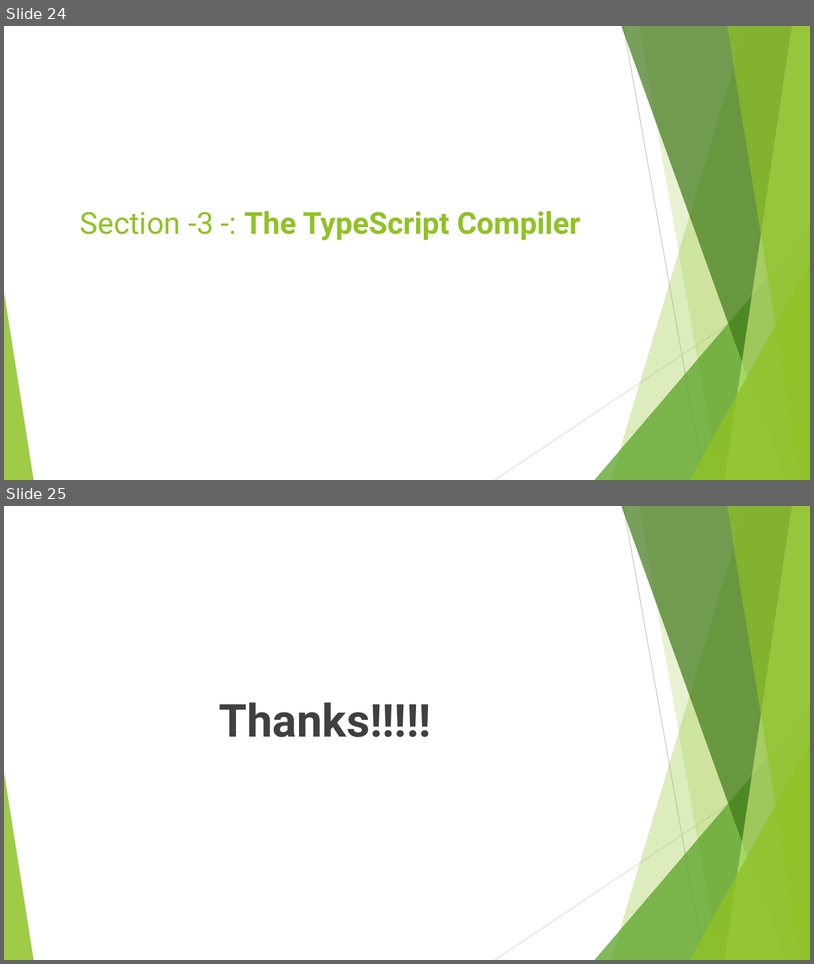
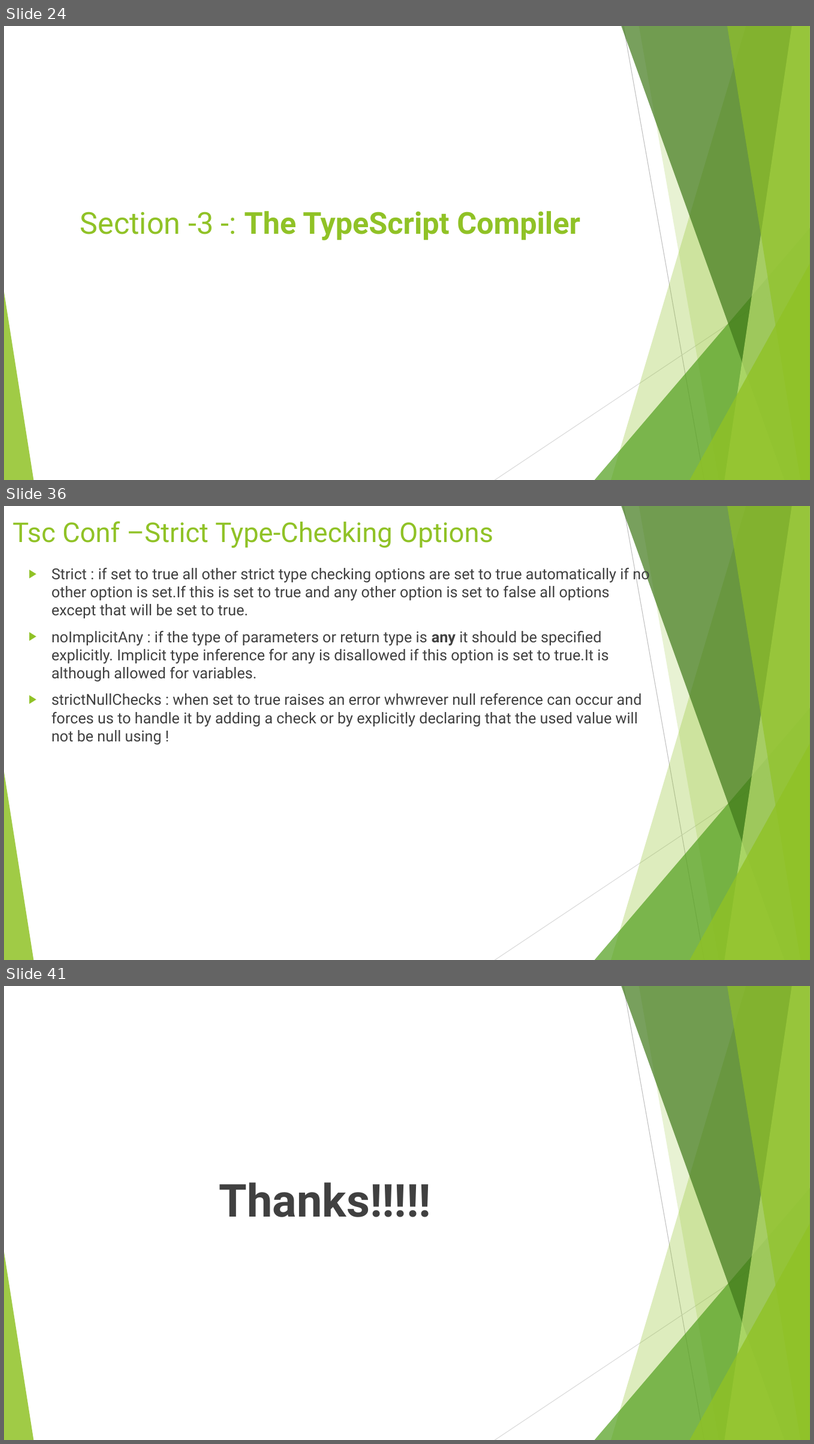
Before and after one commit to rudhrainfogain/TypeScript, a slide deck: PPT/TypeScriptv3.pptx. Shown one above the other, each under a label of ours: slides 24 and 25 before the commit, slides 24, 36 and 41 after it; the slides between them are not shown. The pictures are 814x964 and 814x1444 pixels, drawn with LibreOffice and Linux fonts; fonts in the diff are those of the drawing. Boxes give left, top, right and bottom in pixels: in the first picture for what was removed or moved away, otherwise in the second. Text is boxed around its words. In the diff, an @@ line names an element or a change of style, - is before the commit and + after.

```diff
--- a/PPT/TypeScriptv3.pptx
+++ b/PPT/TypeScriptv3.pptx
@@ slide 36 added at (4,506,810,960), background #FFFFFF; not listed: 10 template elements that a slide beside it also shows @@
@@ title added at (12,521,494,548), 32.4 pt, text #90C226 @@
+Tsc Conf –Strict Type-Checking Options
@@ text added at (51,565,650,745), 18 pt, text #404040 @@
+▶ Strict : if set to true all other strict type checking options are set to true automatically if no other option is set.If this is set to true and any other option is set to false all options except that will be set to true.
+▶ noImplicitAny : if the type of parameters or return type is any it should be specified explicitly. Implicit type inference for any is disallowed if this option is set to true.It is although allowed for variables.
+▶ strictNullChecks : when set to true raises an error whwrever null reference can occur and forces us to handle it by adding a check or by explicitly declaring that the used value will not be null using !
@@ what was slide 25 is now slide 41 @@
```
Also in this commit, not shown: 1 slide changed, 15 other slides added, 15 other files.
